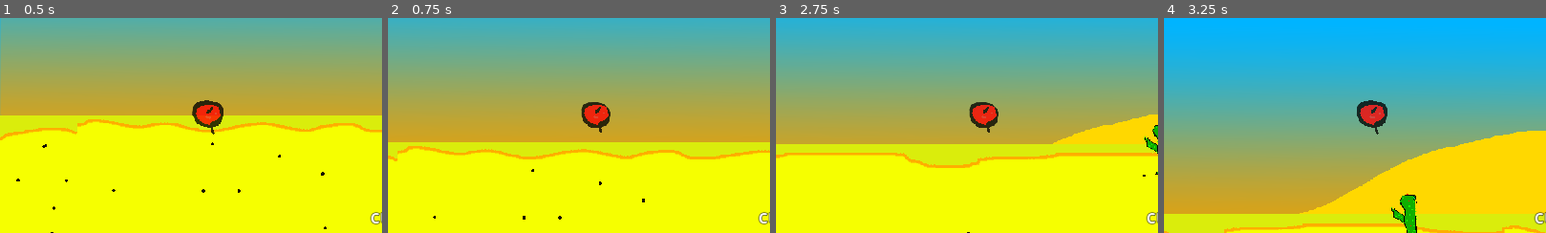
Above: before the commit, frames 1-4 (left to right).
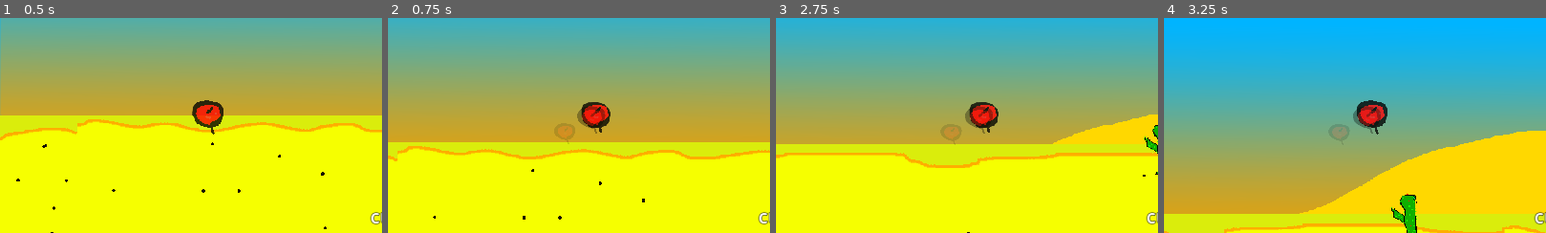
Above: after the commit, the same moments.

Repository: Nazarwadim/Sharik_fly
Game: Godot game, scene res://scenes/game/game.tscn
Two runs of this game, one before a commit and one after it. Both use one fixed random seed, a clock stepped at 60 frames per second and the inputs below.
Inputs:
- Up to frame 1 (0.5 s): no input
- Up to frame 2 (0.75 s): hold Keypad 8 (up) from 0.53 s (still down)
- Up to frame 3 (2.75 s): release Keypad 8 (up) at 1.28 s; hold Keypad 2 (down) 1.28-2.03 s; hold Keypad 8 (up) from 2.03 s (still down)
- Up to frame 4 (3.25 s): keep holding Keypad 8 (up)
The pictures show only the part of the screen within x 23-73%, y 40-90%; the shares and areas given below are measured in that part.

Frame 1 is identical in both runs. In frame 2, 0.5% of the frame differs, in the area x 43-57%, y 40-59%; in frame 3, 0.3%; in frame 4, 0.3%.

Commit message:
Add trail

Diff:
--- /dev/null
+++ b/materials/Player.tres
@@ -0,0 +1,19 @@
+[gd_resource type="ParticleProcessMaterial" load_steps=5 format=3 uid="uid://c6qnslof7wkc4"]
+
+[sub_resource type="Gradient" id="3"]
+colors = PackedColorArray(1, 1, 1, 0.501961, 1, 1, 1, 0)
+
+[sub_resource type="GradientTexture1D" id="4"]
+gradient = SubResource("3")
+
+[sub_resource type="Curve" id="5"]
+_data = [Vector2(0.00501098, 0.5), 0.0, 0.0, 0, 0, Vector2(0.994989, 0.324), 0.0, 0.0, 0, 0]
+point_count = 2
+
+[sub_resource type="CurveTexture" id="6"]
+curve = SubResource("5")
+
+[resource]
+gravity = Vector3(0, 0, 0)
+scale_curve = SubResource("6")
+color_ramp = SubResource("4")
--- /dev/null
+++ b/scenes/Player/Particles.gd
@@ -0,0 +1,8 @@
+extends GPUParticles2D
+var player:Player
+func _ready():
+	player = get_parent()
+
+
+func _on_player_on_state_changed(state):
+	trail_enabled = ! state == player.state.up
--- a/scenes/Player/player.tscn
+++ b/scenes/Player/player.tscn
@@ -13,6 +13,8 @@
 [ext_resource type="Script" path="res://scenes/Player/AirPresure.gd" id="10_hi8le"]
 [ext_resource type="Script" path="res://scenes/Player/Сontrol_of_physics.gd" id="12_uguv6"]
 [ext_resource type="Script" path="res://scenes/Player/ScoreController.gd" id="13_p4jpy"]
+[ext_resource type="Material" uid="uid://c6qnslof7wkc4" path="res://materials/Player.tres" id="14_qkv5y"]
+[ext_resource type="Script" path="res://scenes/Player/Particles.gd" id="15_hjkr4"]
 
 [sub_resource type="SpriteFrames" id="SpriteFrames_kr475"]
 animations = [{
@@ -94,5 +96,14 @@
 script = ExtResource("13_p4jpy")
 ball = NodePath("..")
 
+[node name="GPUParticles2D" type="GPUParticles2D" parent="."]
+amount = 2
+process_material = ExtResource("14_qkv5y")
+texture = ExtResource("3_egrak")
+lifetime = 0.2
+trail_enabled = true
+script = ExtResource("15_hjkr4")
+
 [connection signal="area_entered" from="." to="Entered_kaktus" method="_on_player_area_entered"]
 [connection signal="on_state_changed" from="." to="AnimatedSprite2D" method="_on_player_on_state_changed"]
+[connection signal="on_state_changed" from="." to="GPUParticles2D" method="_on_player_on_state_changed"]
Not shown, added: export_presets.cfg
Not shown: 1 places in scenes/Player/player.tscn that only renumber resources
